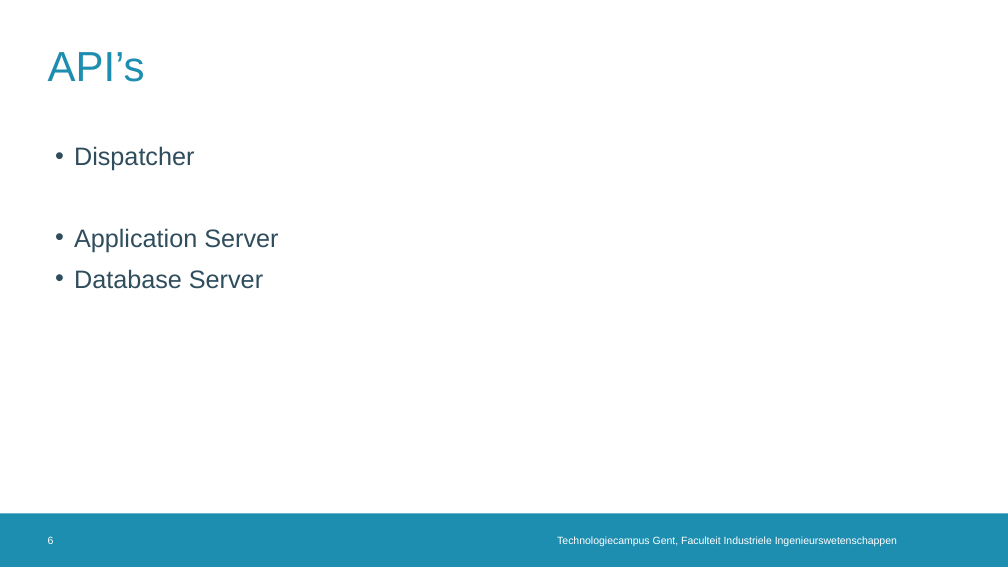
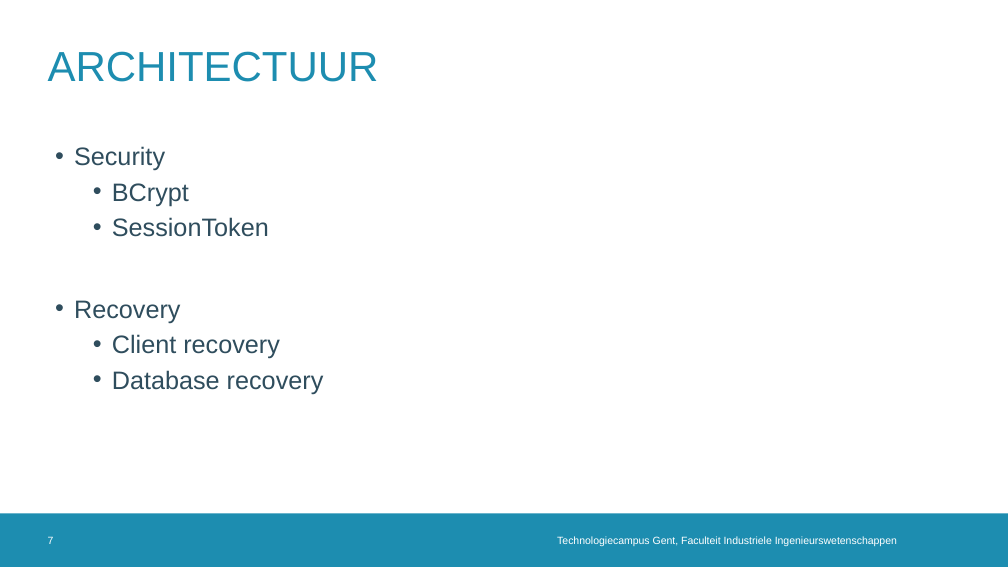
Before and after one commit to Pieterism/UNO, a slide deck: slide 7 of Documents/presentatie UNO.pptx (slide 6 before the commit). Drawn at 1008x567 pixels with LibreOffice and Linux fonts; fonts in the diff are those of the drawing; background and template pictures are left out. Boxes give left, top, right and bottom in pixels: in the first picture for what was removed or moved away, otherwise in the second. Text is boxed around its words. In the diff, an @@ line names an element or a change of style, - is before the commit and + after.

Commit message:
update ppt

```diff
--- a/Documents/presentatie UNO.pptx
+++ b/Documents/presentatie UNO.pptx
@@ title at [48, 51, 379, 82]: text changed @@
-API’s
+ARCHITECTUUR
@@ text at [74, 146, 324, 394]: text changed @@
-• Dispatcher
-• Application Server
-• Database Server
+• Security
+  • BCrypt
+  • SessionToken
+• Recovery
+  • Client recovery
+  • Database recovery
@@ page number at [48, 536, 54, 544]: text changed @@
-6
+7
```
Also in this commit, not shown: 3 other slides changed, 2 slides added.
